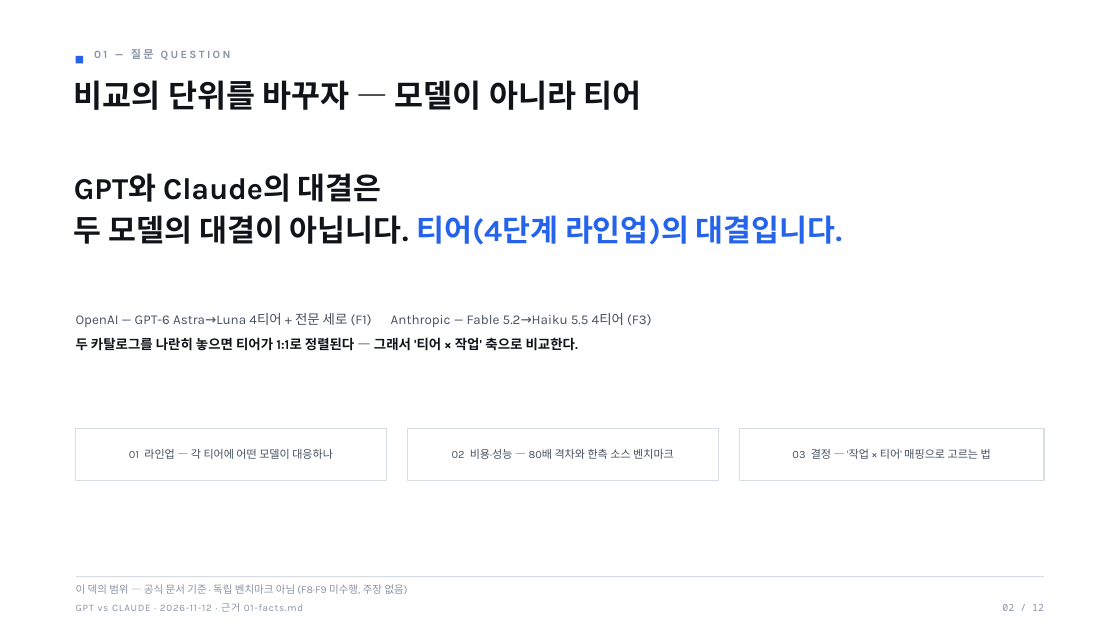
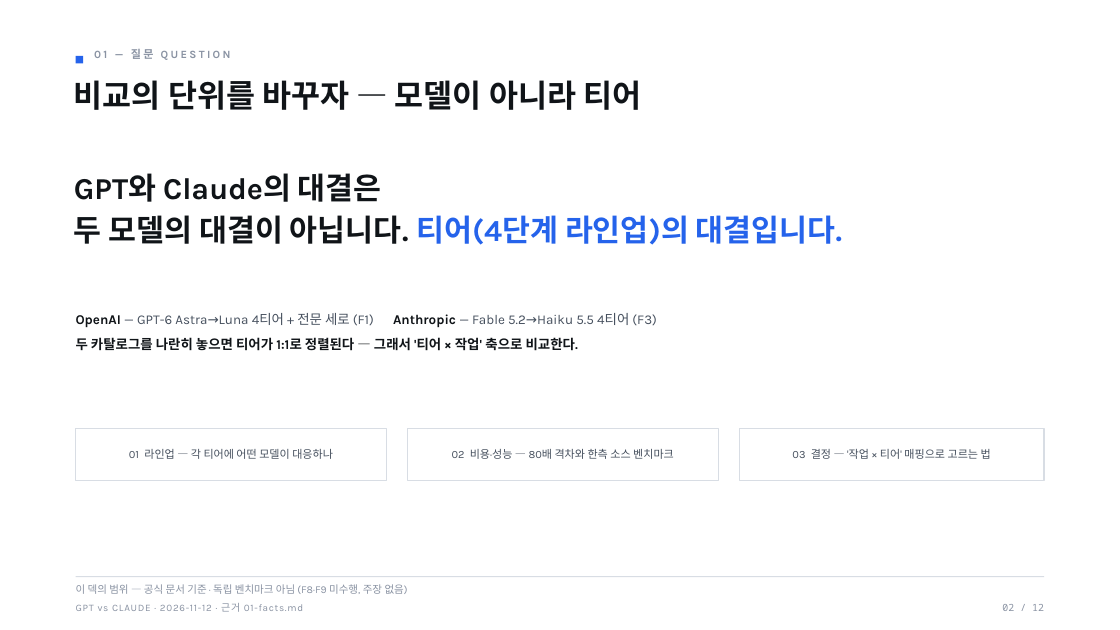
Before and after one commit to yjj3019/AI-Harness, a slide deck: slide 2 of docs/practice/ai-model-competition-2026-11-12/03-deck.pptx. Drawn at 1120x630 pixels with LibreOffice and Linux fonts; fonts in the diff are those of the drawing. Boxes give left, top, right and bottom in pixels: in the first picture for what was removed or moved away, otherwise in the second. Text is boxed around its words. In the diff, an @@ line names an element or a change of style, - is before the commit and + after.

```diff
--- a/docs/practice/ai-model-competition-2026-11-12/03-deck.pptx
+++ b/docs/practice/ai-model-competition-2026-11-12/03-deck.pptx
@@ text at box(76, 313, 657, 327): text colour #46505E to #101418, bold on in "OpenAI Anthropic" @@
```
Also in this commit, not shown: 6 other slides changed, 3 other files.
